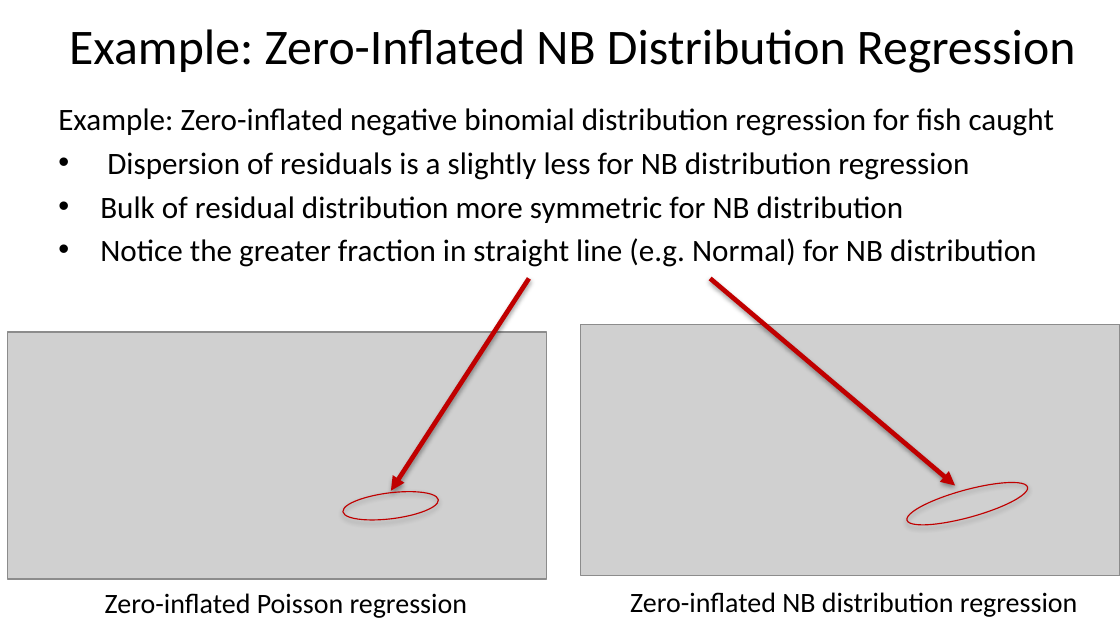
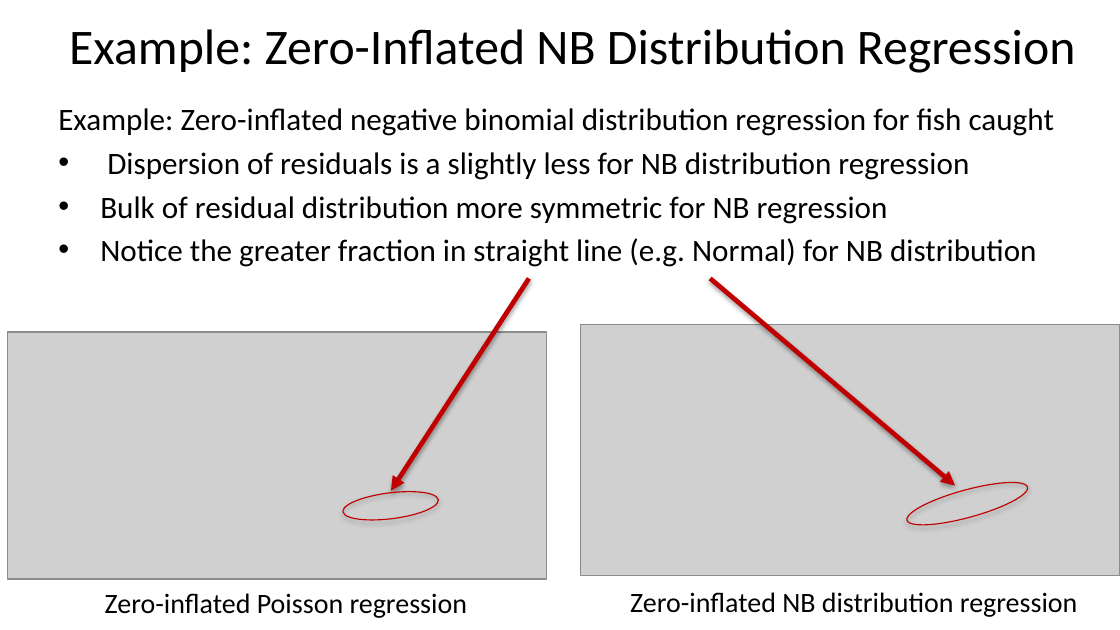
Before and after one commit to StephenElston/CSCI-E-83, a slide deck: slide 32 of LectureSlides/10b_ModelsFor OutliersAndOverdispersion.pptx. Drawn at 1120x630 pixels with LibreOffice and Linux fonts; fonts in the diff are those of the drawing; grey boxes stand for pictures. Boxes give left, top, right and bottom in pixels: in the first picture for what was removed or moved away, otherwise in the second. Text is boxed around its words. In the diff, an @@ line names an element or a change of style, - is before the commit and + after.

```diff
--- a/LectureSlides/10b_ModelsFor OutliersAndOverdispersion.pptx
+++ b/LectureSlides/10b_ModelsFor OutliersAndOverdispersion.pptx
@@ text at box(100, 196, 888, 224): text changed @@
-• Bulk of residual distribution more symmetric for NB distribution
+• Bulk of residual distribution more symmetric for NB regression
```
Also in this commit, not shown: 6 other slides changed.
